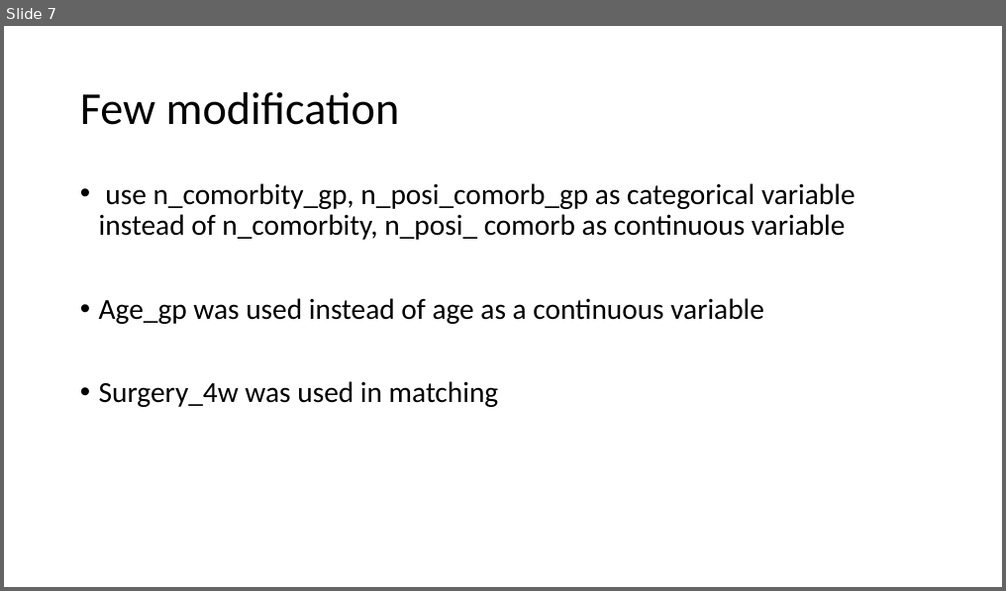
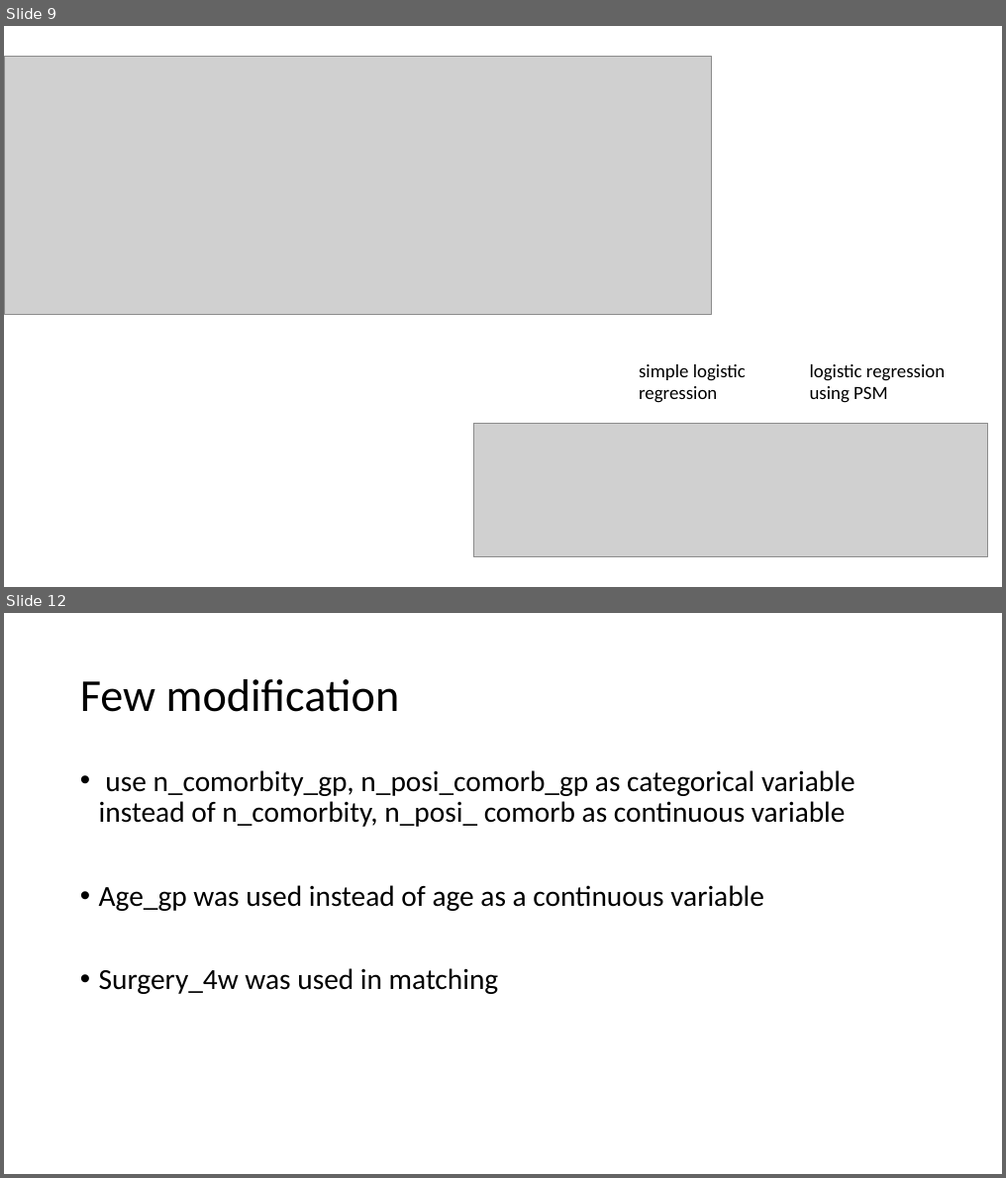
Before and after one commit to FDUguchunhui/cancer, a slide deck: pre/Presentation1.pptx. Shown one above the other, each under a label of ours: slide 7 before the commit, slides 9 and 12 after it; the slides between them are not shown. The pictures are 1006x591 and 1006x1178 pixels, drawn with LibreOffice and Linux fonts; fonts in the diff are those of the drawing; grey boxes stand for pictures. Boxes give left, top, right and bottom in pixels: in the first picture for what was removed or moved away, otherwise in the second. Text is boxed around its words. In the diff, an @@ line names an element or a change of style, - is before the commit and + after.

```diff
--- a/pre/Presentation1.pptx
+++ b/pre/Presentation1.pptx
@@ slide 9 added at box(4, 26, 1002, 587), background #FFFFFF @@
@@ picture added at box(4, 56, 712, 315) @@
@@ text added at box(639, 365, 746, 403), 18 pt, text #000000 @@
+simple logistic regression
@@ text added at box(810, 365, 944, 403), 18 pt, text #000000 @@
+logistic regression using PSM
@@ picture added at box(473, 424, 988, 558) @@
@@ what was slide 7 is now slide 12 @@
```
Also in this commit, not shown: 1 slide changed, 4 other slides added, 5 other files.
